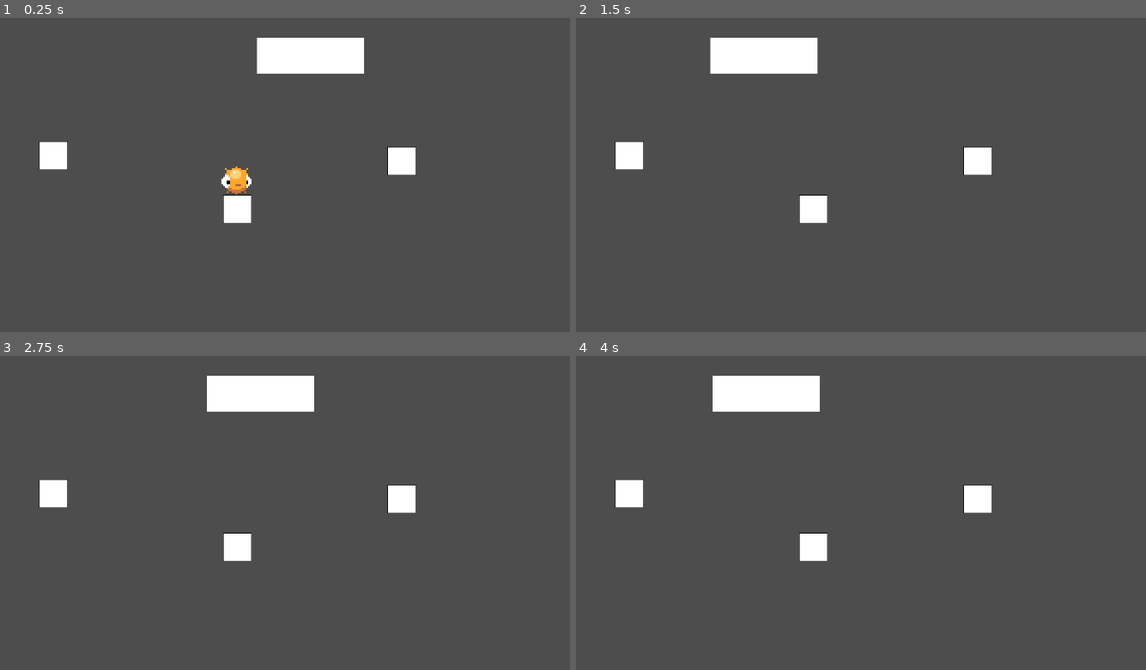
Above: before the commit, frames 1-4 (two rows, left to right).
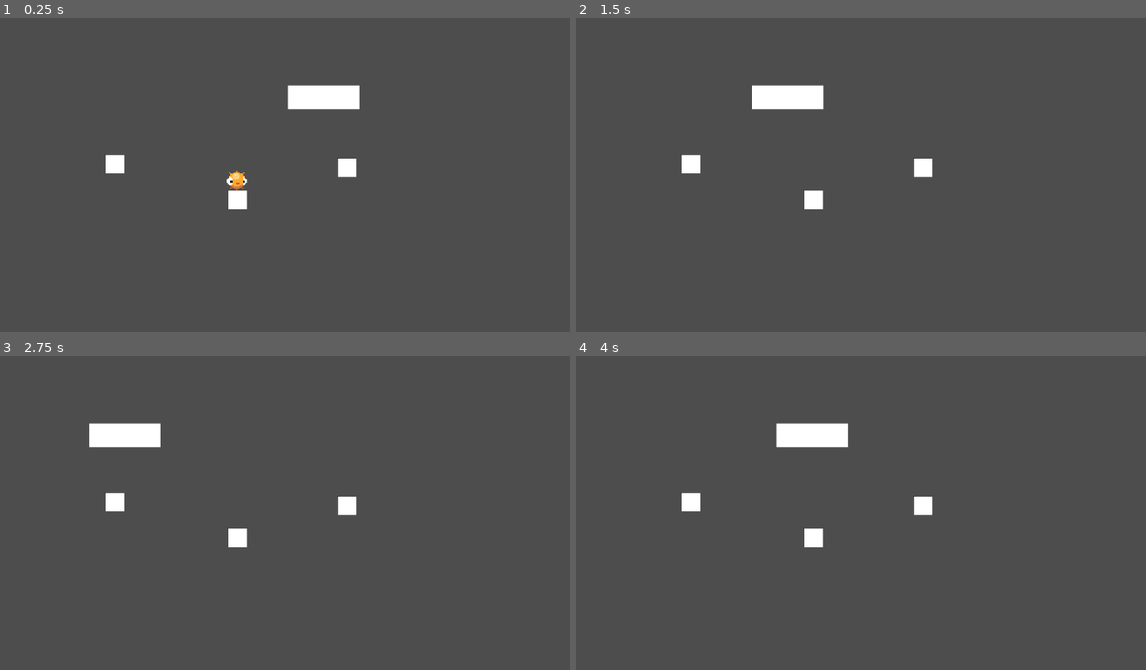
Above: after the commit, the same moments.

Repository: TheBrodsky/GTMK2024Submission
Game: Godot game, scene res://Scenes/Game.tscn
The game is run twice, just before and just after one commit, with the same random seed, the same clock (stepped at 60 frames per second) and the same inputs.
Inputs:
- Up to frame 1 (0.25 s): no input
- Up to frame 2 (1.5 s): hold Shift (slow_mo, bound only after the commit) 0.53-1.28 s; hold Right (ui_right) from 0.53 s (still down); tap R (global_rewind) at 0.6 s; tap Space (ui_select) at 0.77 s; tap Shift (slow_mo, bound only after the commit) at 1.35 s
- Up to frame 3 (2.75 s): tap Space (ui_select) at 1.52 s; tap R (global_rewind) at 1.55, 2.1 s; release Right (ui_right) at 2.03 s; hold Left (ui_left) from 2.03 s (still down); hold Shift (slow_mo, bound only after the commit) from 2.03 s (still down)
- Up to frame 4 (4 s): release Left (ui_left) at 2.78 s; release Shift (slow_mo, bound only after the commit) at 2.78 s; hold Right (ui_right) from 2.78 s (still down); tap Shift (slow_mo, bound only after the commit) at 2.85 s; tap Space (ui_select) at 3.02, 3.77 s; tap R (global_rewind) at 3.05, 3.6 s; hold Shift (slow_mo, bound only after the commit) from 3.53 s (still down)

The runs differ from the first frame. In frame 1, 5.0% of the frame differs, in the area x 6-74%, y 6-66%; in frame 2, 4.8%; in frame 3, 4.8%; in frame 4, 4.8%.

Commit message:
added slomo, added brain platform (NYI fully)

Diff:
--- a/Scenes/Game.tscn
+++ b/Scenes/Game.tscn
@@ -17,7 +17,7 @@
 extra_jumps = 1
 
 [node name="Camera2D" type="Camera2D" parent="."]
-zoom = Vector2(3, 3)
+zoom = Vector2(2, 2)
 
 [node name="Platform" parent="." instance=ExtResource("2_thw45")]
 position = Vector2(0, 16)
@@ -31,3 +31,4 @@
 [node name="Path2D" parent="." instance=ExtResource("3_xu3pt")]
 position = Vector2(-1, -70)
 curve = SubResource("Curve2D_7ocxc")
+speed = 75.0
--- /dev/null
+++ b/characters/Player/brain_platform/BrainPlatform.tscn
@@ -0,0 +1,18 @@
+[gd_scene load_steps=4 format=3 uid="uid://dqtty6a6pd8qt"]
+
+[ext_resource type="Script" path="res://platforms/crumbling_platform/crumbling_platform.gd" id="1_f5vft"]
+[ext_resource type="Texture2D" uid="uid://b2t4i1v7fp3de" path="res://Art/Platforms/platform_placeholder.png" id="2_3whxl"]
+
+[sub_resource type="RectangleShape2D" id="RectangleShape2D_araun"]
+size = Vector2(180, 180)
+
+[node name="BrainPlatform" type="StaticBody2D"]
+script = ExtResource("1_f5vft")
+lifetime = 3.0
+
+[node name="Sprite2D" type="Sprite2D" parent="."]
+modulate = Color(0.529412, 0.423529, 1, 1)
+texture = ExtResource("2_3whxl")
+
+[node name="CollisionShape2D" type="CollisionShape2D" parent="."]
+shape = SubResource("RectangleShape2D_araun")
--- a/characters/Player/player.gd
+++ b/characters/Player/player.gd
@@ -8,6 +8,8 @@
 #double jump velocity, etc.
 
 @onready var _animated_sprite: AnimatedSprite2D = $AnimatedSprite2D
+@onready var _state_record: StateRecord = $StateRecord
+
 var gravity: float = ProjectSettings.get_setting("physics/2d/default_gravity")
 var _remaining_jumps: int = extra_jumps
 
@@ -23,7 +25,8 @@
 func _physics_process(delta):
 	if is_on_floor():
 		_remaining_jumps = extra_jumps # reset extra jumps
-	velocity.y += gravity * delta #add gravity
+	else:
+		velocity.y += gravity * delta #add gravity
 
 	#jump (spacebar == "ui_select")
 	if Input.is_action_just_pressed("ui_select"):
@@ -36,6 +39,8 @@
 
 	var direction = Input.get_axis("ui_left","ui_right")
 	velocity.x = SPEED * direction
+
+	_state_record.store_record(get_time_record())
 	move_and_slide()
 
 
--- a/platforms/PlatformOnTrack.tscn
+++ b/platforms/PlatformOnTrack.tscn
@@ -7,9 +7,8 @@
 [sub_resource type="RectangleShape2D" id="RectangleShape2D_ag5ah"]
 size = Vector2(600, 200)
 
-[node name="Path2D" type="Path2D" node_paths=PackedStringArray("follower")]
+[node name="Path2D" type="Path2D"]
 script = ExtResource("1_drgst")
-follower = NodePath("PathFollow2D")
 
 [node name="Platform" type="AnimatableBody2D" parent="."]
 scale = Vector2(0.1, 0.1)
--- /dev/null
+++ b/platforms/crumbling_platform/CrumblingPlatform.tscn
@@ -0,0 +1,16 @@
+[gd_scene load_steps=4 format=3 uid="uid://dcqt1fde1js2m"]
+
+[ext_resource type="Script" path="res://platforms/crumbling_platform/crumbling_platform.gd" id="1_y0jec"]
+[ext_resource type="Texture2D" uid="uid://b2t4i1v7fp3de" path="res://Art/Platforms/platform_placeholder.png" id="2_celut"]
+
+[sub_resource type="RectangleShape2D" id="RectangleShape2D_uh3s8"]
+size = Vector2(180, 180)
+
+[node name="CrumblingPlatform" type="StaticBody2D"]
+script = ExtResource("1_y0jec")
+
+[node name="Sprite2D" type="Sprite2D" parent="."]
+texture = ExtResource("2_celut")
+
+[node name="CollisionShape2D" type="CollisionShape2D" parent="."]
+shape = SubResource("RectangleShape2D_uh3s8")
--- /dev/null
+++ b/platforms/crumbling_platform/crumbling_platform.gd
@@ -0,0 +1,36 @@
+extends StaticBody2D
+class_name CrumblingPlatform
+
+
+@export var lifetime: float = 2 ## in seconds
+@export var respawns: bool = false
+@export var respawn_time: float = 5 ## in seconds
+
+var _life_left: float = lifetime
+var _time_until_respawn: float = respawn_time
+var _is_crumbled: bool = false
+
+
+func _process(delta: float) -> void:
+	if not _is_crumbled:
+		_life_left -= delta
+		if _life_left <= 0:
+			crumble()
+	else:
+		_time_until_respawn -= delta
+		if _time_until_respawn <= 0:
+			respawn()
+
+
+func crumble() -> void:
+	if respawns:
+		_is_crumbled = true
+		hide()
+	else:
+		queue_free()
+
+
+func respawn() -> void:
+	_life_left = lifetime
+	_is_crumbled = false
+	show()
--- a/platforms/platform_on_track.gd
+++ b/platforms/platform_on_track.gd
@@ -4,17 +4,18 @@
 
 @export var speed: float = 200 ## in pixels/second
 
-@export_group("Private")
-@export var follower: PathFollow2D
+@onready var _follower: PathFollow2D = $PathFollow2D
+@onready var _state_record: StateRecord = $StateRecord
 
 
-func _process(delta: float) -> void:
-	follower.progress += speed * delta
+func _physics_process(delta: float) -> void:
+	_follower.progress += speed * delta
+	_state_record.store_record(get_time_record())
 
 
 func get_time_record() -> Dictionary:
-	return {"progress_ratio" : follower.progress_ratio}
+	return {"progress_ratio" : _follower.progress_ratio}
 
 
 func set_from_time_record(record: Dictionary) -> void:
-	follower.progress_ratio = record["progress_ratio"]
+	_follower.progress_ratio = record["progress_ratio"]
--- a/project.godot
+++ b/project.godot
@@ -14,6 +14,11 @@
 run/main_scene="res://Scenes/Game.tscn"
 config/features=PackedStringArray("4.2", "Forward Plus")
 config/icon="res://icon.svg"
+
+[autoload]
+
+Evolutions="*res://util/Evolutions.tscn"
+SloMo="*res://util/SloMo.tscn"
 
 [input]
 
@@ -38,3 +43,8 @@
 "events": [Object(InputEventKey,"resource_local_to_scene":false,"resource_name":"","device":-1,"window_id":0,"alt_pressed":false,"shift_pressed":false,"ctrl_pressed":false,"meta_pressed":false,"pressed":false,"keycode":0,"physical_keycode":82,"key_label":0,"unicode":114,"echo":false,"script":null)
 ]
 }
+slow_mo={
+"deadzone": 0.5,
+"events": [Object(InputEventKey,"resource_local_to_scene":false,"resource_name":"","device":-1,"window_id":0,"alt_pressed":false,"shift_pressed":false,"ctrl_pressed":false,"meta_pressed":false,"pressed":false,"keycode":0,"physical_keycode":4194325,"key_label":0,"unicode":0,"echo":false,"script":null)
+]
+}
--- /dev/null
+++ b/util/Evolutions.tscn
@@ -0,0 +1,6 @@
+[gd_scene load_steps=2 format=3 uid="uid://c0fdlt5fhlcio"]
+
+[ext_resource type="Script" path="res://util/evolutions.gd" id="1_ebjkw"]
+
+[node name="Evolutions" type="Node"]
+script = ExtResource("1_ebjkw")
--- /dev/null
+++ b/util/SloMo.tscn
@@ -0,0 +1,6 @@
+[gd_scene load_steps=2 format=3 uid="uid://uaepbl75ghtj"]
+
+[ext_resource type="Script" path="res://util/slo_mo.gd" id="1_hsibh"]
+
+[node name="Globals" type="Node"]
+script = ExtResource("1_hsibh")
--- /dev/null
+++ b/util/evolutions.gd
@@ -0,0 +1,16 @@
+extends Node
+
+enum EvolutionPaths {WINGS, BRAIN, CLAWS}
+@export var path: EvolutionPaths
+
+# Wings
+var has_double_jump: bool
+var has_dash: bool
+
+# Brain
+var has_slo_mo: bool
+var has_rewind: bool
+
+# Claws
+var has_climb: bool
+var has_destroy_obstacles: bool
--- /dev/null
+++ b/util/slo_mo.gd
@@ -0,0 +1,15 @@
+extends Node
+
+
+var is_slo_mo: bool = false
+var slo_mo_rate: float = 0.5
+
+
+func _process(delta: float) -> void:
+	if Input.is_action_pressed("slow_mo"):
+		if Evolutions.has_slo_mo:
+			is_slo_mo = true
+			Engine.time_scale = slo_mo_rate
+	else:
+		is_slo_mo = false
+		Engine.time_scale = 1
--- a/util/state_record.gd
+++ b/util/state_record.gd
@@ -6,8 +6,8 @@
 
 
 ## INTERFACE:
-## Assumes the "recorded_entity" implements a method called "get_time_record"
-## which takes no arguments and returns a dictionary of information to be stored
+## Assumes the "recorded_entity" implements a method called "add_time_record"
+## which takes 1 argument, a dictionary of information stored as a time record.and returns a dictionary of information to be stored
 ## at this time interval
 ##
 ## Assumes the "recorded_entity" implements a method called "set_from_time_record"
@@ -24,7 +24,6 @@
 
 var record_tape: Array[Dictionary]
 var _prev_returned_state: Dictionary
-var _is_doing_full_rewind: bool = false
 
 
 func _ready() -> void:
@@ -33,23 +32,19 @@
 
 
 func _process(delta: float) -> void:
-	if not get_tree().paused:
-		if _is_doing_full_rewind or Input.is_action_pressed(global_rewind_key):
-			recorded_entity.set_process(false)
-			rewind_one_record()
+	if Evolutions.has_slo_mo and Input.is_action_pressed(global_rewind_key):
+		recorded_entity.set_process(false)
+		rewind_one_record()
 
-			# if global rewind overrides selective rewind or if selective rewind finishes
-			if Input.is_action_pressed(global_rewind_key) or (_is_doing_full_rewind and record_tape.size() == 0):
-				_is_doing_full_rewind = false
-		else:
+		if record_tape.size() == 0:
 			recorded_entity.set_process(true)
-			store_record(recorded_entity.get_time_record())
 
 
 func store_record(record: Dictionary) -> void:
-	record_tape.push_front(record)
-	if record_tape.size() > get_num_records():
-		record_tape.pop_back()
+	if Evolutions.has_slo_mo:
+		record_tape.push_front(record)
+		if record_tape.size() > get_num_records():
+			record_tape.pop_back()
 
 
 func rewind_one_record() -> void:
